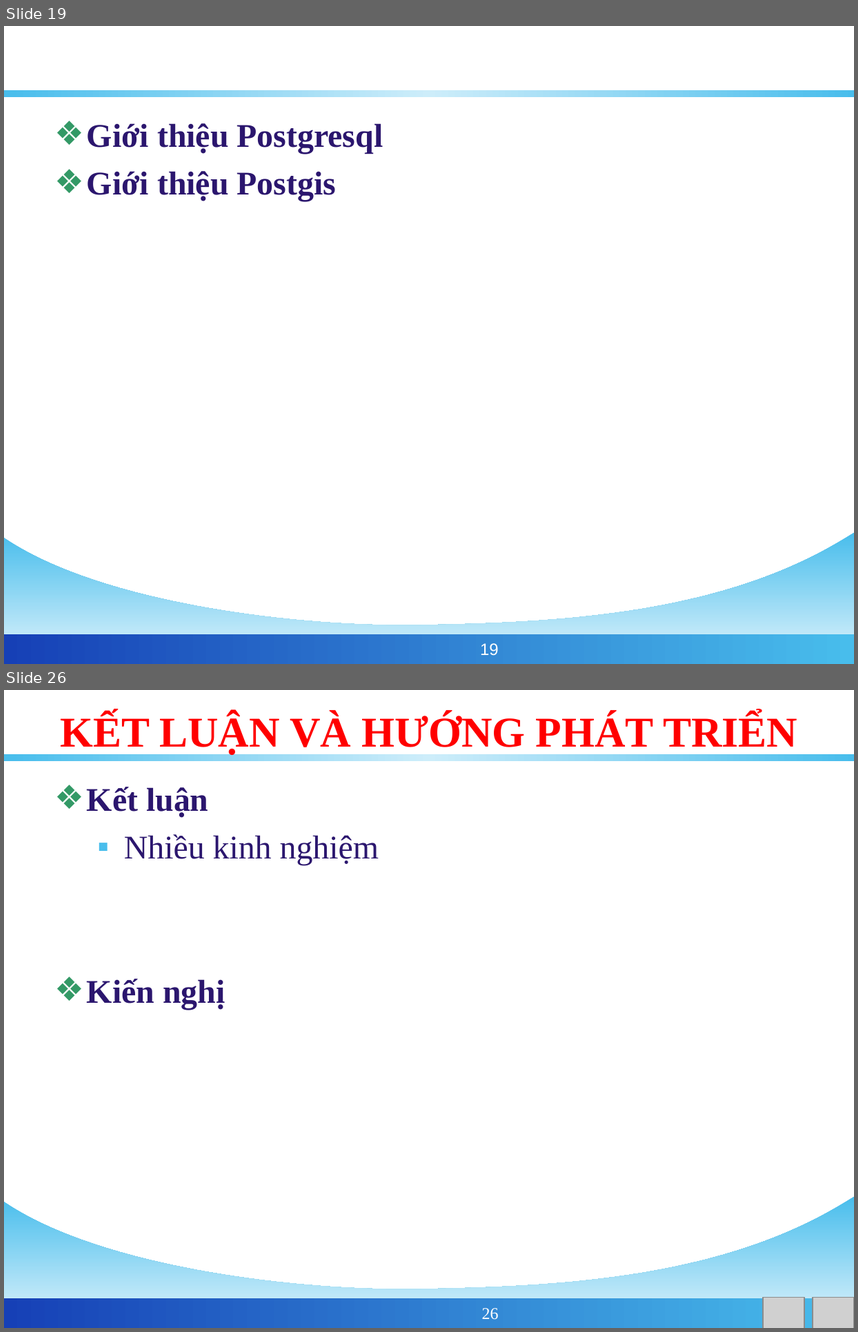
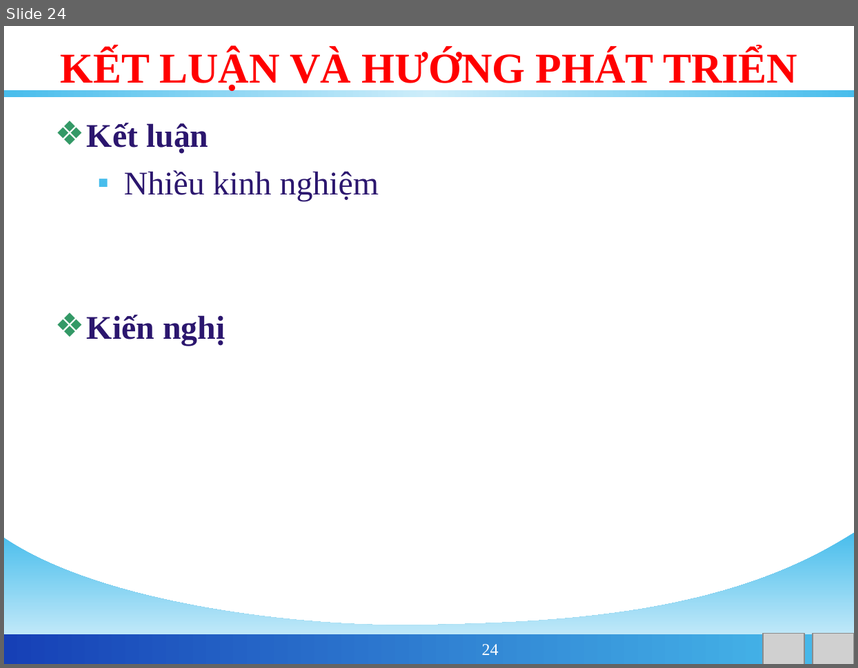
Before and after one commit to phamngsinh/cantho-webgis, a slide deck: Document/Bao Cao/BaoCaoLuanVan.ppt. Shown one above the other, each under a label of ours: slides 19 and 26 before the commit, slide 24 after it; the slides between them are not shown. The pictures are 858x1332 and 858x668 pixels, drawn with LibreOffice and Linux fonts; fonts in the diff are those of the drawing; grey boxes stand for pictures; background and template pictures are left out. Boxes give left, top, right and bottom in pixels: in the first picture for what was removed or moved away, otherwise in the second. Text is boxed around its words. In the diff, an @@ line names an element or a change of style, - is before the commit and + after.

```diff
--- a/Document/Bao Cao/BaoCaoLuanVan.ppt
+++ b/Document/Bao Cao/BaoCaoLuanVan.ppt
@@ slide 19 removed at (x1=4, y1=26, x2=854, y2=664), background #FFFFFF; not listed: 3 template elements that a slide beside it also shows @@
@@ title removed at (x1=47, y1=40, x2=811, y2=92) @@
-POSTGIS
@@ text removed at (x1=87, y1=123, x2=383, y2=201) @@
-❖ Giới thiệu Postgresql
-❖ Giới thiệu Postgis
@@ page number removed at (x1=480, y1=643, x2=499, y2=655) @@
-19
@@ what was slide 26 is now slide 24 @@
@@ page number at (x1=482, y1=644, x2=499, y2=655): text changed @@
-26
+24
```
Also in this commit, not shown: 12 slides changed, 3 slides added, 4 other slides removed, 1 other file.
